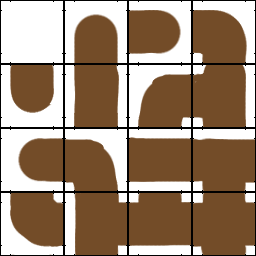
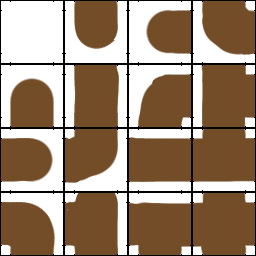
Revision of a layered w=256, h=256 image; what changed, layer by layer:
showed "Copie de maze", painted on it over [1, 1, 255, 255]
hid "maze" over [10, 10, 255, 255]
